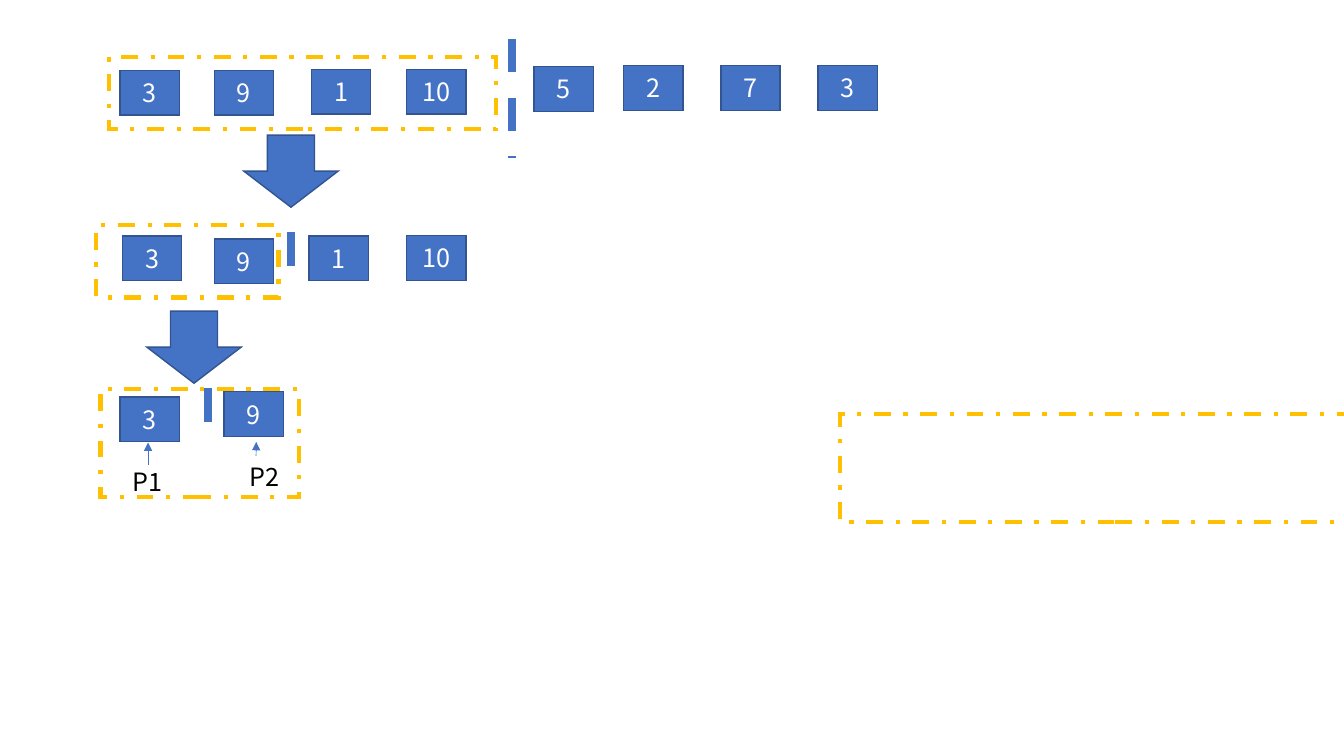
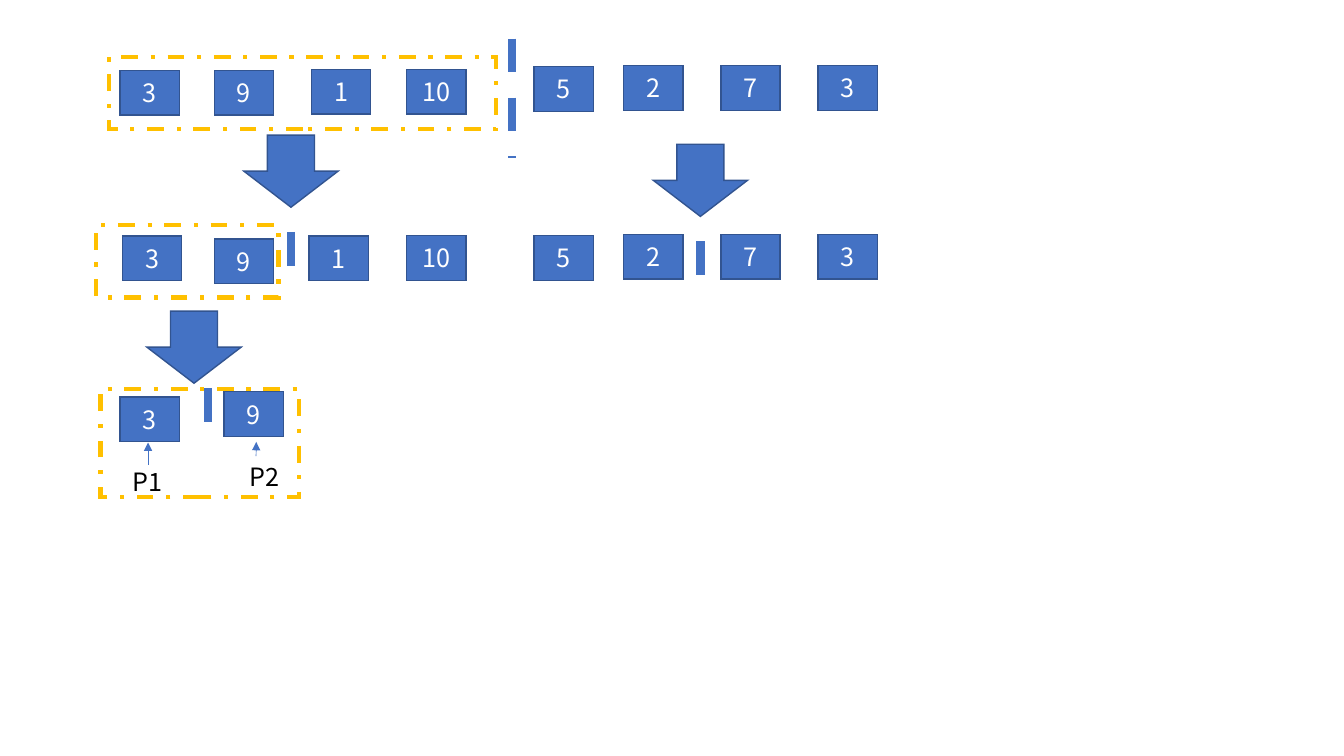
Before and after one commit to codefool0307/Codefool0307_Blog, a slide deck: slide 5 of docs/4.algorithm/1.algorithm/gif/gif制作.pptx. Drawn at 1344x756 pixels with LibreOffice and Linux fonts; fonts in the diff are those of the drawing. Boxes give left, top, right and bottom in pixels: in the first picture for what was removed or moved away, otherwise in the second. Text is boxed around its words. In the diff, an @@ line names an element or a change of style, - is before the commit and + after.

```diff
--- a/docs/4.algorithm/1.algorithm/gif/gif制作.pptx
+++ b/docs/4.algorithm/1.algorithm/gif/gif制作.pptx
@@ down arrow added at (653,144,747,217), fill #4472C4, outline #325491 1 pt @@
@@ rectangle added at (534,236,594,280), fill #4472C4, outline #325491 1 pt, 18 pt, text #FFFFFF @@
+5
@@ rectangle added at (624,235,684,279), fill #4472C4, outline #325491 1 pt, 18 pt, text #FFFFFF @@
+2
@@ rectangle added at (721,235,780,279), fill #4472C4, outline #325491 1 pt, 18 pt, text #FFFFFF @@
+7
@@ rectangle added at (819,235,878,279), fill #4472C4, outline #325491 1 pt, 18 pt, text #FFFFFF @@
+3
@@ line added from (701, 241) to (701, 293), #4472C4 6 pt dashed @@
@@ rectangle removed at (840,414,1344,522) @@
```
Also in this commit, not shown: 1 other file.
